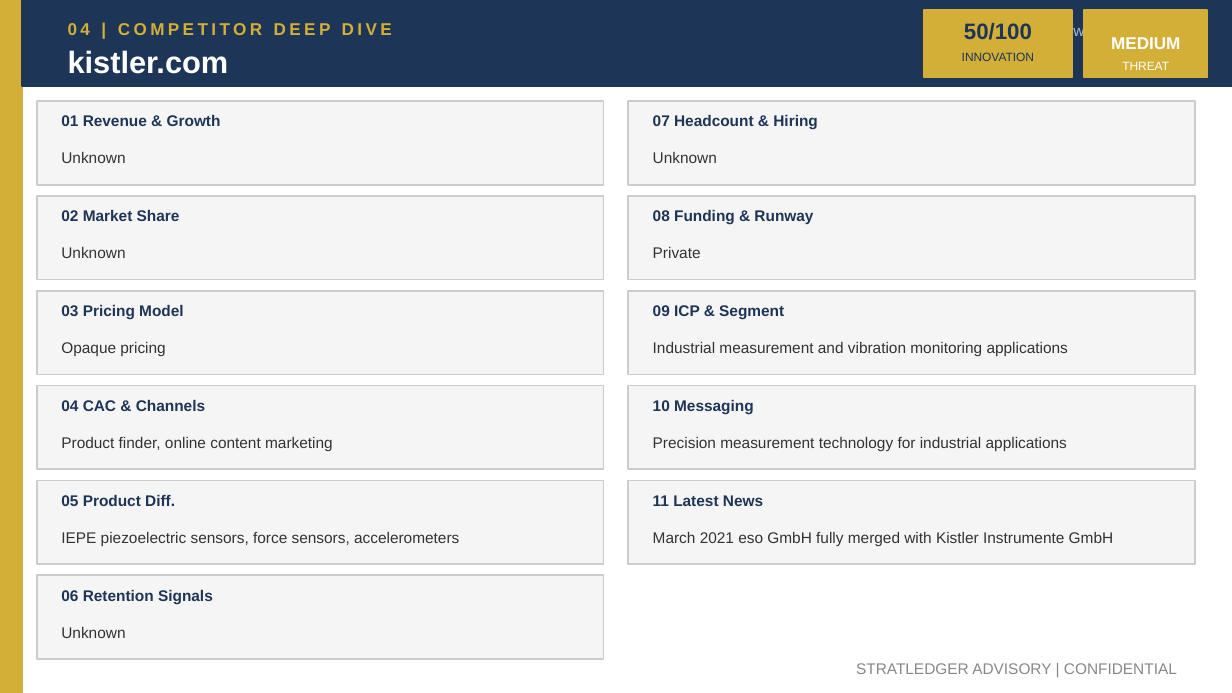
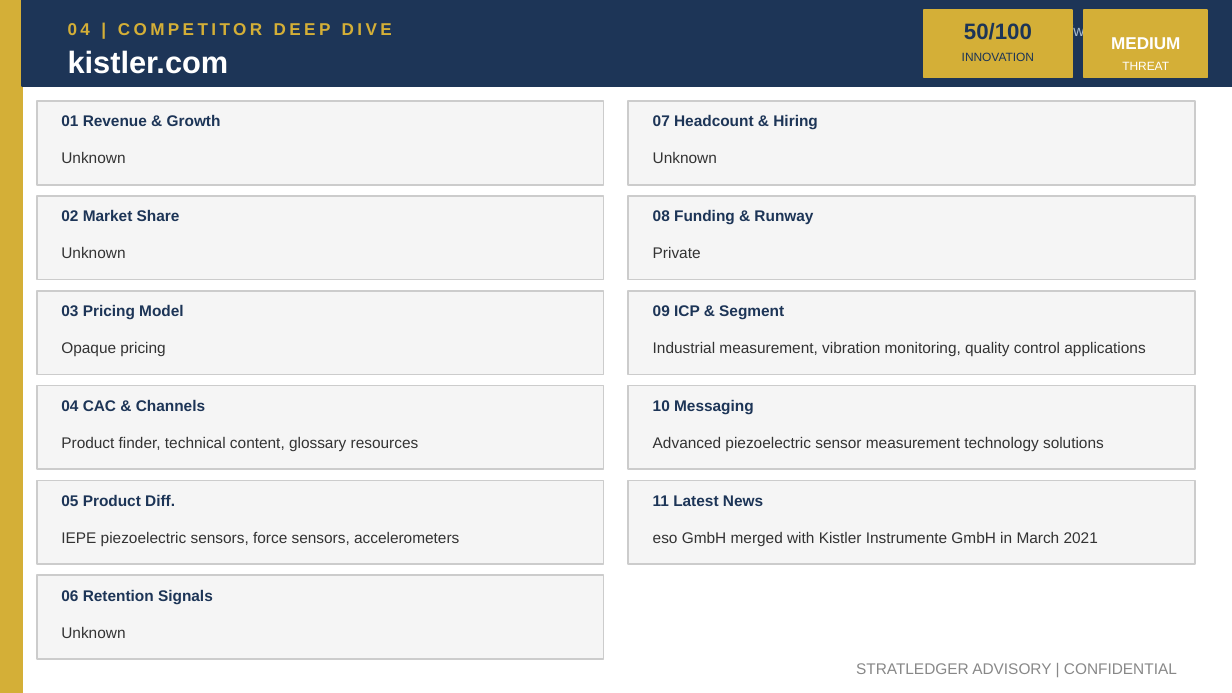
Before and after one commit to apexmakeshop-dot/droplet-commands, a slide deck: slide 7 of mesh_bioplastics_CI_Report.pptx. Drawn at 1232x693 pixels with LibreOffice and Linux fonts; fonts in the diff are those of the drawing. Boxes give left, top, right and bottom in pixels: in the first picture for what was removed or moved away, otherwise in the second. Text is boxed around its words. In the diff, an @@ line names an element or a change of style, - is before the commit and + after.

```diff
--- a/mesh_bioplastics_CI_Report.pptx
+++ b/mesh_bioplastics_CI_Report.pptx
@@ text at (x1=653, y1=342, x2=1145, y2=356): text changed @@
-Industrial measurement and vibration monitoring applications
+Industrial measurement, vibration monitoring, quality control applications
@@ text at (x1=61, y1=437, x2=419, y2=451): text changed @@
-Product finder, online content marketing
+Product finder, technical content, glossary resources
@@ text at (x1=653, y1=437, x2=1104, y2=451): text changed @@
-Precision measurement technology for industrial applications
+Advanced piezoelectric sensor measurement technology solutions
@@ text at (x1=653, y1=532, x2=1098, y2=546): text changed @@
-March 2021 eso GmbH fully merged with Kistler Instrumente GmbH
+eso GmbH merged with Kistler Instrumente GmbH in March 2021
```
Also in this commit, not shown: 4 other slides changed.
